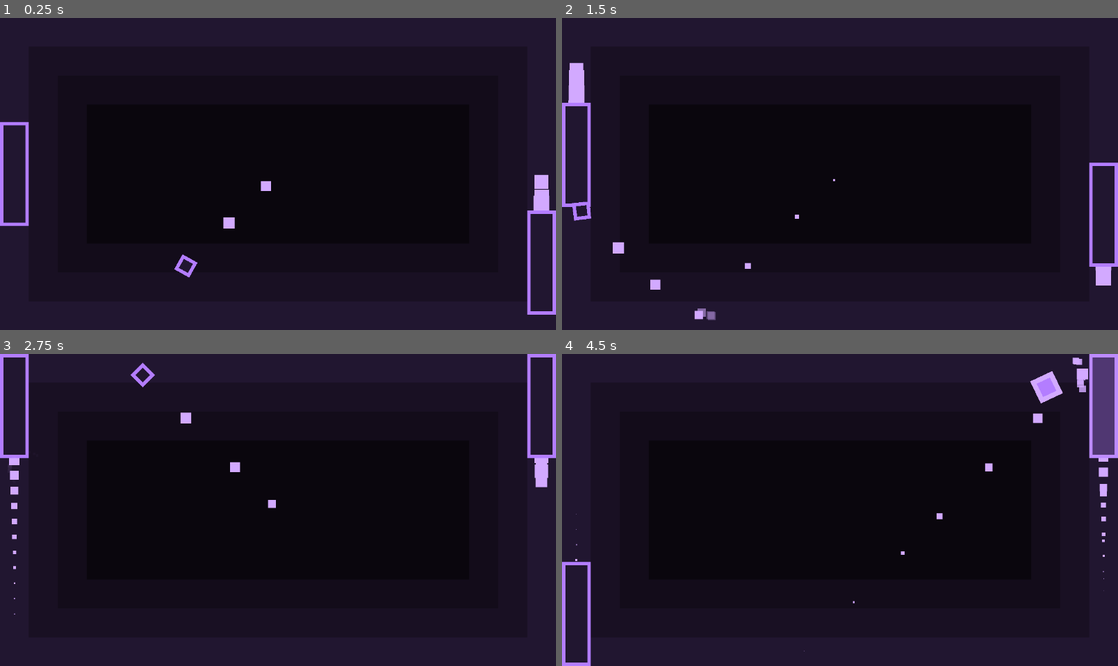
Above: before the commit, frames 1-4 (two rows, left to right).
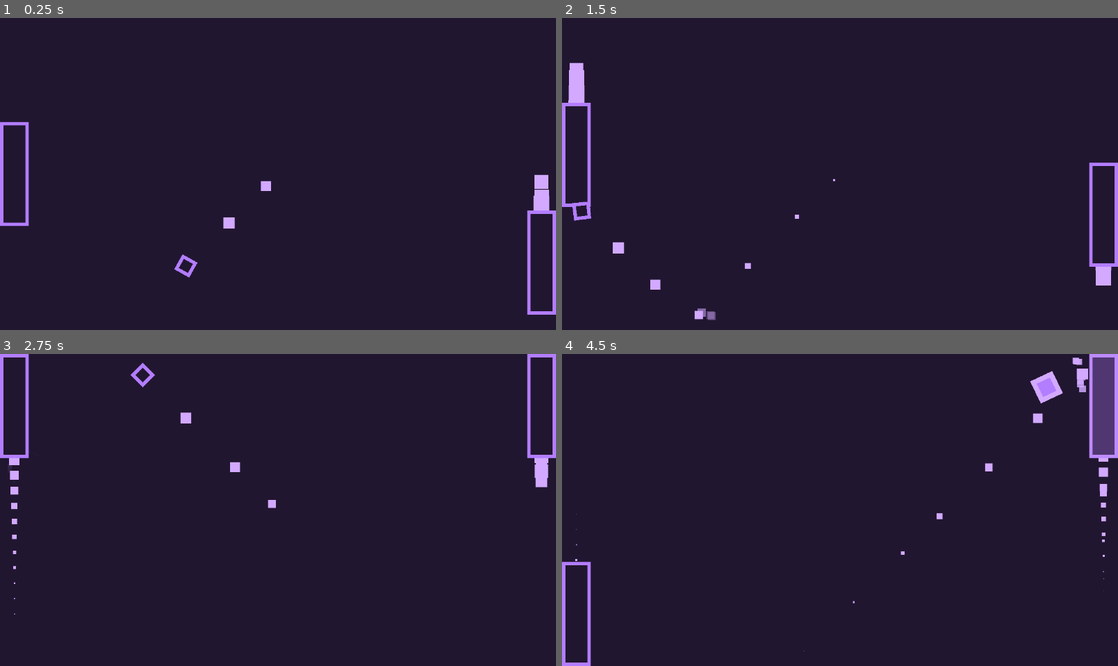
Above: after the commit, the same moments.

Repository: JoeZlonicky/interception
Game: Godot game, scene res://game/game.tscn
Two runs of this game, one before a commit and one after it. Both use one fixed random seed, a clock stepped at 60 frames per second and the inputs below.
Inputs:
- Up to frame 1 (0.25 s): no input
- Up to frame 2 (1.5 s): hold W (player_1_move_up) 0.53-1.28 s; tap Down (player_2_move_down) at 0.6 s; hold S (player_1_move_down) from 1.28 s (still down); tap Up (player_2_move_up) at 1.35 s
- Up to frame 3 (2.75 s): release S (player_1_move_down) at 2.03 s; hold W (player_1_move_up) from 2.03 s (still down); tap Down (player_2_move_down) at 2.1 s
- Up to frame 4 (4.5 s): tap Up (player_2_move_up) at 2.85, 4.35 s; release W (player_1_move_up) at 3.53 s; hold S (player_1_move_down) from 3.53 s (still down); tap Down (player_2_move_down) at 3.6 s

The runs differ from the first frame. In frame 1, 31% of the frame differs, in the area x 15-85%, y 27-73%; in frame 2, 31%; in frame 3, 31%; in frame 4, 31%.

Commit message:
Start background shader

Diff:
--- /dev/null
+++ b/common/shaders/background.gdshader
@@ -0,0 +1,29 @@
+shader_type canvas_item;
+
+uniform vec4 default_bg : source_color;
+uniform vec4 inner_bg_1 : source_color;
+uniform vec4 inner_bg_2 : source_color;
+uniform vec4 inner_bg_3 : source_color;
+uniform vec2 size = vec2(480, 270);
+uniform float inner_width = 10.0;
+
+bool isDistanceFromTextureEdge(vec2 pos, float d) {
+	return pos.x > d && pos.x < size.x - d && pos.y > d && pos.y < size.y - d;
+}
+
+vec4 getColor(vec2 pos) {
+	if (isDistanceFromTextureEdge(pos, inner_width * 3.0)) {
+		return inner_bg_3;
+	} else if (isDistanceFromTextureEdge(pos, inner_width * 2.0)) {
+		return inner_bg_2;
+	} else if (isDistanceFromTextureEdge(pos, inner_width)) {
+		return inner_bg_1;
+	}
+	return default_bg;
+}
+
+void fragment() {
+	vec2 pos = size * UV;
+
+	COLOR = getColor(pos);
+}
--- a/game/game.tscn
+++ b/game/game.tscn
@@ -2,8 +2,20 @@
 
 [ext_resource type="Script" uid="uid://b8qgljfi4ut1u" path="res://game/game.gd" id="1_l1rk1"]
 [ext_resource type="FontFile" uid="uid://by2m4v1dk3eah" path="res://common/fonts/monomaniac_one/MonomaniacOne-Regular.ttf" id="2_4fuuu"]
+[ext_resource type="Shader" uid="uid://d3o4otiu3d8mc" path="res://common/shaders/background.gdshader" id="2_dxrkv"]
 [ext_resource type="PackedScene" uid="uid://dfq6d3x5qit4i" path="res://components/paddle/paddle.tscn" id="2_vasa2"]
 [ext_resource type="AudioStream" uid="uid://o44jal8svjmx" path="res://common/sfx/score.wav" id="3_h7iqs"]
+
+[sub_resource type="ShaderMaterial" id="ShaderMaterial_4fuuu"]
+shader = ExtResource("2_dxrkv")
+shader_parameter/default_bg = Color(0.12941177, 0.08627451, 0.1882353, 1)
+shader_parameter/inner_bg_1 = Color(0.09803922, 0.0627451, 0.13725491, 1)
+shader_parameter/inner_bg_2 = Color(0.07450981, 0.047058824, 0.101960786, 1)
+shader_parameter/inner_bg_3 = Color(0.039215688, 0.023529412, 0.050980393, 1)
+shader_parameter/size = Vector2(0, 0)
+shader_parameter/inner_width = 25.0
+
+[sub_resource type="PlaceholderTexture2D" id="PlaceholderTexture2D_dakft"]
 
 [sub_resource type="WorldBoundaryShape2D" id="WorldBoundaryShape2D_vasa2"]
 normal = Vector2(0, 1)
@@ -22,55 +34,14 @@
 [node name="BackgroundLayer" type="CanvasLayer" parent="." unique_id=520052765]
 layer = -1
 
-[node name="BackgroundColor" type="ColorRect" parent="BackgroundLayer" unique_id=143201205]
+[node name="Background" type="TextureRect" parent="BackgroundLayer" unique_id=1536726557]
+material = SubResource("ShaderMaterial_4fuuu")
 anchors_preset = 15
 anchor_right = 1.0
 anchor_bottom = 1.0
 grow_horizontal = 2
 grow_vertical = 2
-color = Color(0.12941177, 0.08627451, 0.1882353, 1)
-
-[node name="ColorRect" type="ColorRect" parent="BackgroundLayer" unique_id=1947430383]
-anchors_preset = 8
-anchor_left = 0.5
-anchor_top = 0.5
-anchor_right = 0.5
-anchor_bottom = 0.5
-offset_left = -215.0
-offset_top = -110.0
-offset_right = 215.0
-offset_bottom = 110.0
-grow_horizontal = 2
-grow_vertical = 2
-color = Color(0.09803922, 0.0627451, 0.13725491, 1)
-
-[node name="ColorRect2" type="ColorRect" parent="BackgroundLayer" unique_id=50803828]
-anchors_preset = 8
-anchor_left = 0.5
-anchor_top = 0.5
-anchor_right = 0.5
-anchor_bottom = 0.5
-offset_left = -190.0
-offset_top = -85.0
-offset_right = 190.0
-offset_bottom = 85.0
-grow_horizontal = 2
-grow_vertical = 2
-color = Color(0.07450981, 0.047058824, 0.101960786, 1)
-
-[node name="ColorRect3" type="ColorRect" parent="BackgroundLayer" unique_id=1146157959]
-anchors_preset = 8
-anchor_left = 0.5
-anchor_top = 0.5
-anchor_right = 0.5
-anchor_bottom = 0.5
-offset_left = -165.0
-offset_top = -60.0
-offset_right = 165.0
-offset_bottom = 60.0
-grow_horizontal = 2
-grow_vertical = 2
-color = Color(0.039215688, 0.023529412, 0.050980393, 1)
+texture = SubResource("PlaceholderTexture2D_dakft")
 
 [node name="AnnouncementLabel" type="Label" parent="BackgroundLayer" unique_id=1557134609]
 unique_name_in_owner = true
Not shown, added: common/shaders/background.gdshader.uid
